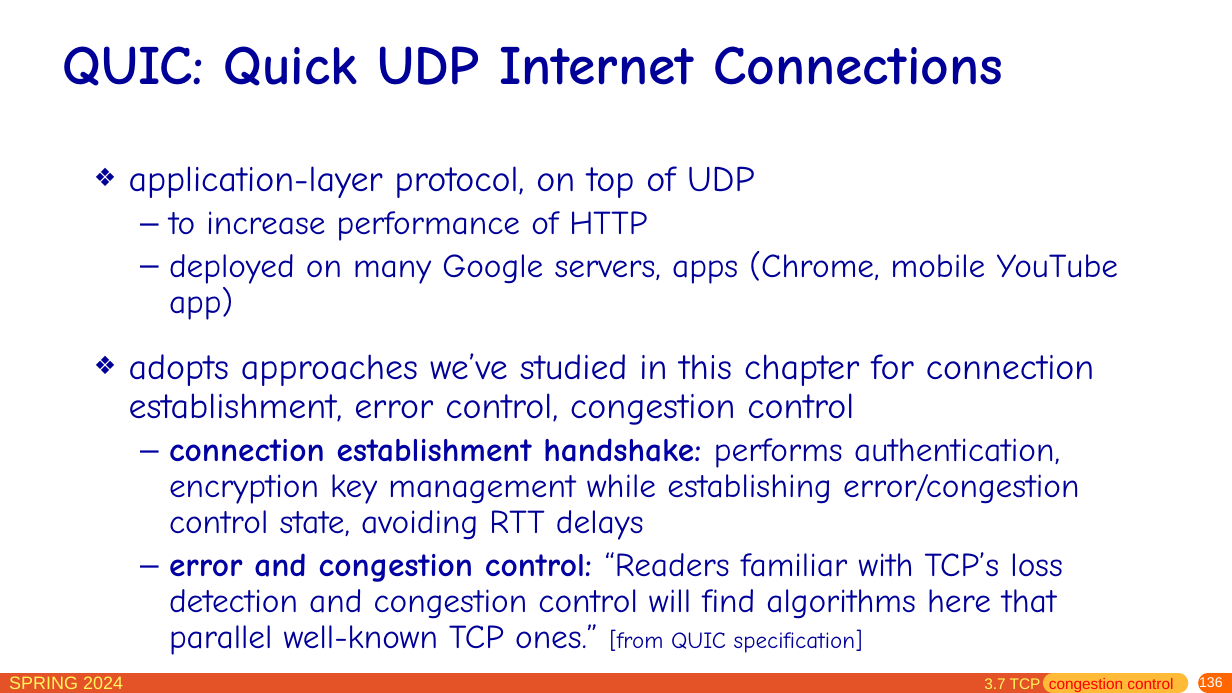
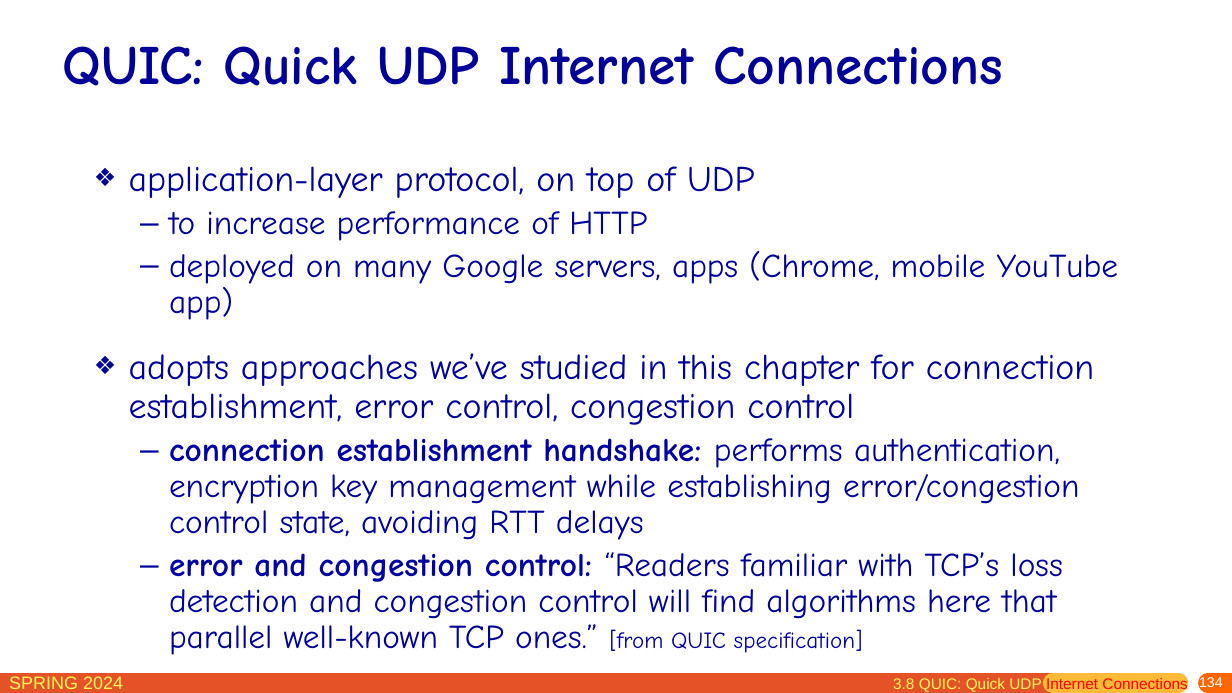
Before and after one commit to network-whu/slides, a slide deck: slide 134 of pptx/chapter3.pptx (slide 136 before the commit). Drawn at 1232x693 pixels with LibreOffice and Linux fonts; fonts in the diff are those of the drawing. Boxes give left, top, right and bottom in pixels: in the first picture for what was removed or moved away, otherwise in the second. Text is boxed around its words. In the diff, an @@ line names an element or a change of style, - is before the commit and + after.

```diff
--- a/pptx/chapter3.pptx
+++ b/pptx/chapter3.pptx
@@ text at box(893, 677, 1187, 693): text changed @@
-3.7 TCP congestion control
+3.8 QUIC: Quick UDP Internet Connections
@@ page number at box(1199, 676, 1223, 691): text changed @@
-136
+134
```
Also in this commit, not shown: 21 other slides changed, 3 slides removed.
